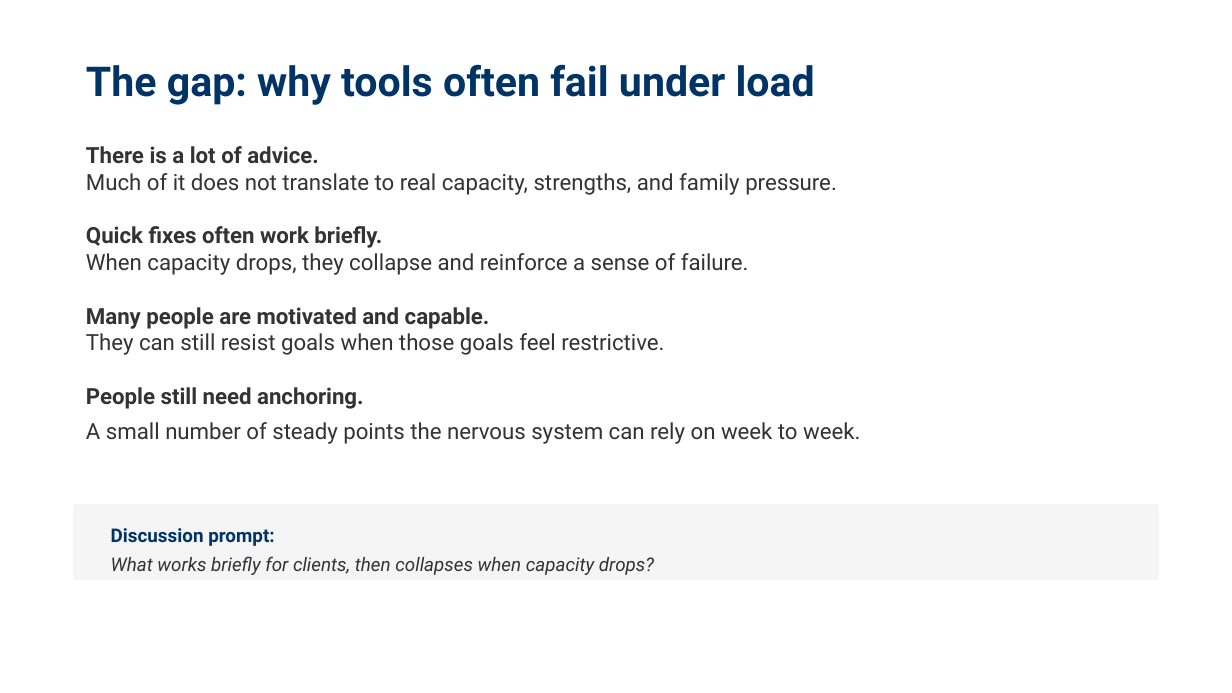
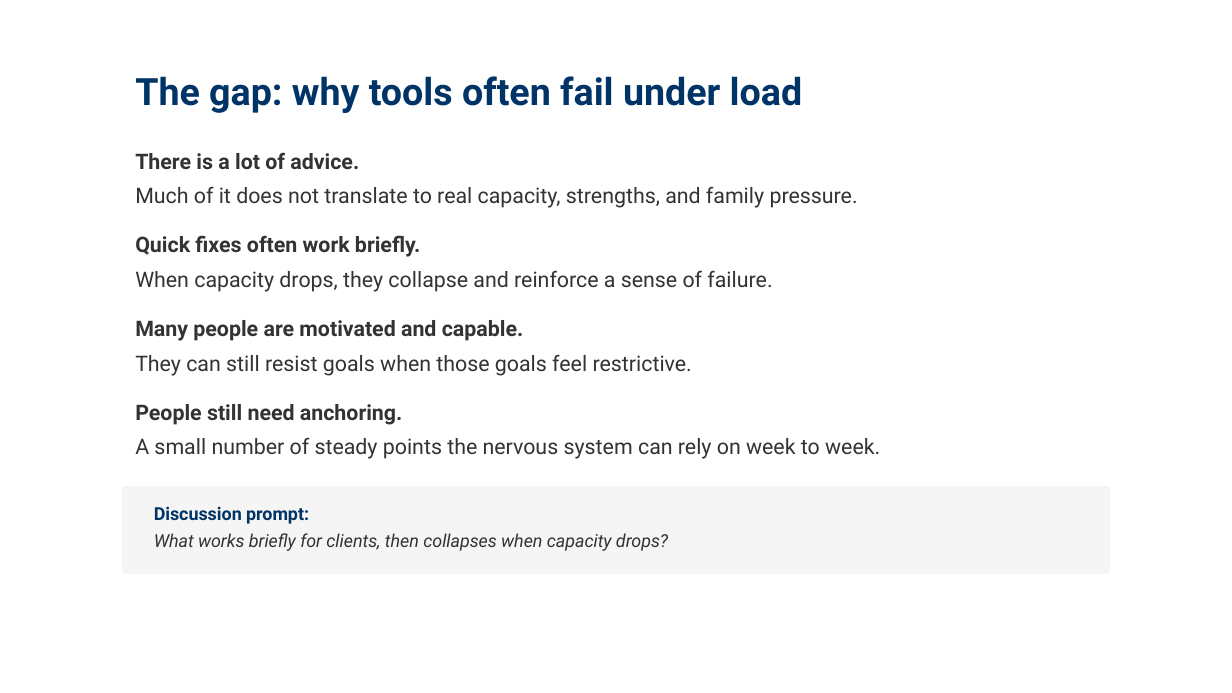
Before and after one commit to cathcoach4u/Internal-Resources-Training, a slide deck: slide 4 of docs/assets/files/presentations/Capacity_Overwhelm_MHPN_Session.pptx. Drawn at 1232x693 pixels with LibreOffice and Linux fonts; fonts in the diff are those of the drawing. Boxes give left, top, right and bottom in pixels: in the first picture for what was removed or moved away, otherwise in the second. Text is boxed around its words. In the diff, an @@ line names an element or a change of style, - is before the commit and + after.

```diff
--- a/docs/assets/files/presentations/Capacity_Overwhelm_MHPN_Session.pptx
+++ b/docs/assets/files/presentations/Capacity_Overwhelm_MHPN_Session.pptx
@@ text "The gap: why tools often ...": place and size @@
-text "The gap: why tools often ..." at [86,64,815,105]
+text "The gap: why tools often ..." at [135,76,803,113]
@@ text "The gap: why tools often ..." at [135,76,803,113]: size 24 to 22 pt; vertical alignment middle to top @@
@@ text at [135,152,359,169]: text changed; size 13 to 12.5 pt; bold on @@
-There is a lot of advice.
-Much of it does not translate to real capacity, strengths, and family pressure.
-Quick fixes often work briefly.
-When capacity drops, they collapse and reinforce a sense of failure.
-Many people are motivated and capable.
-They can still resist goals when those goals feel restrictive.
-People still need anchoring.
-A small number of steady points the nervous system can rely on week to week.
+There is a lot of advice.
@@ text added at [135,186,858,208], 12.5 pt, text #333333 @@
+Much of it does not translate to real capacity, strengths, and family pressure.
@@ text added at [135,235,420,257], 12.5 pt, text #333333, bold @@
+Quick fixes often work briefly.
@@ text added at [135,270,772,292], 12.5 pt, text #333333 @@
+When capacity drops, they collapse and reinforce a sense of failure.
@@ text added at [135,320,524,341], 12.5 pt, text #333333, bold @@
+Many people are motivated and capable.
@@ text added at [135,354,692,376], 12.5 pt, text #333333 @@
+They can still resist goals when those goals feel restrictive.
@@ text added at [135,404,402,425], 12.5 pt, text #333333, bold @@
+People still need anchoring.
@@ text added at [135,437,880,459], 12.5 pt, text #333333 @@
+A small number of steady points the nervous system can rely on week to week.
@@ rectangle: place and size @@
-rectangle at [74,505,1158,579]
+rectangle at [123,487,1109,573]
@@ rectangle at [123,487,1109,573]: proportions changed @@
@@ text added at [154,506,309,524], 10.5 pt, text #003366, bold @@
+Discussion prompt:
@@ text at [154,533,668,551]: text changed; size 11 to 10.5 pt @@
-Discussion prompt:
-What works briefly for clients, then collapses when capacity drops?
+What works briefly for clients, then collapses when capacity drops?
```
Also in this commit, not shown: 9 other slides changed.
